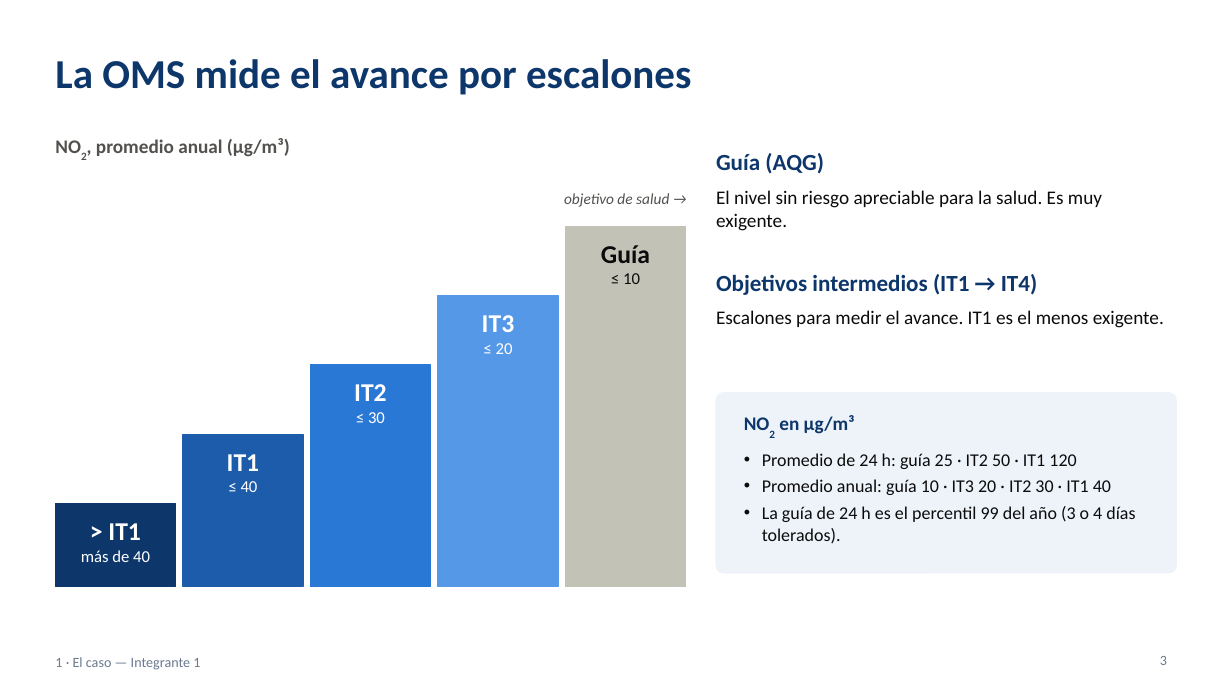
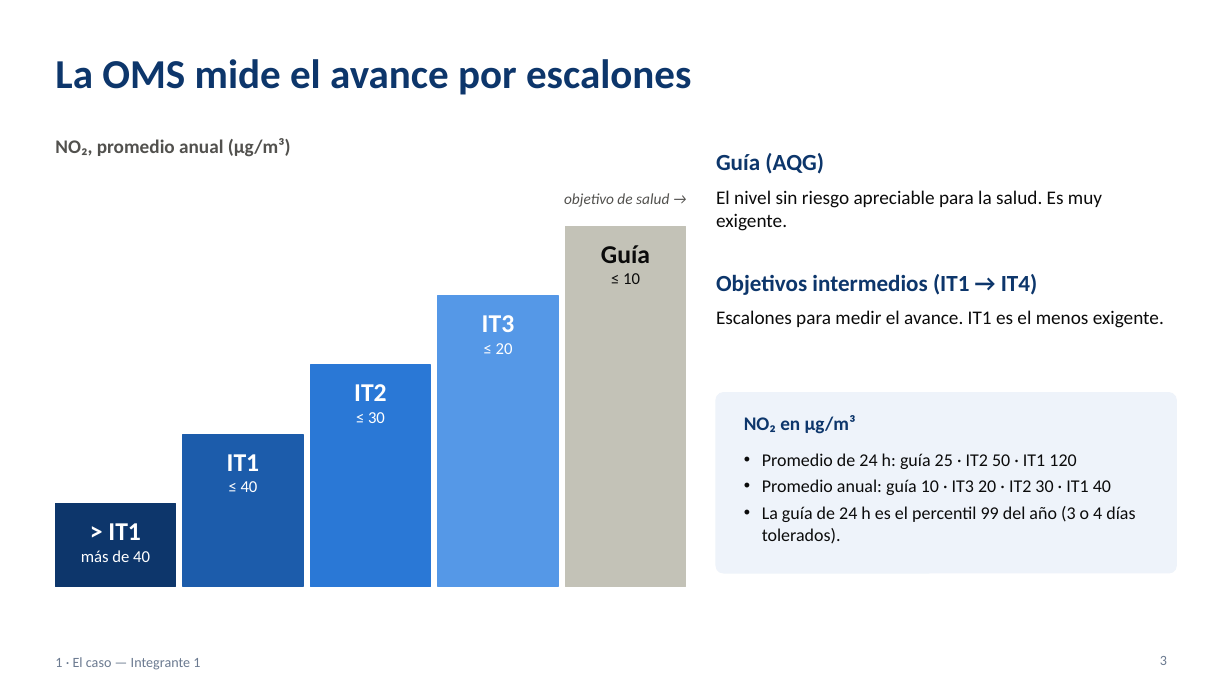
Before and after one commit to ezequielmaranda/nox-ciudad, a slide deck: slide 3 of presentacion/presentacion_tp_aire_oms.pptx. Drawn at 1232x693 pixels with LibreOffice and Linux fonts; fonts in the diff are those of the drawing. Boxes give left, top, right and bottom in pixels: in the first picture for what was removed or moved away, otherwise in the second. Text is boxed around its words. In the diff, an @@ line names an element or a change of style, - is before the commit and + after.

```diff
--- a/presentacion/presentacion_tp_aire_oms.pptx
+++ b/presentacion/presentacion_tp_aire_oms.pptx
@@ text at box(55, 138, 291, 157): text changed @@
-NO2, promedio anual (µg/m³)
+NO₂, promedio anual (µg/m³)
@@ text at box(744, 415, 856, 434): text changed @@
-NO2 en µg/m³
+NO₂ en µg/m³
```
Also in this commit, not shown: 20 other slides changed, 1 other file.
